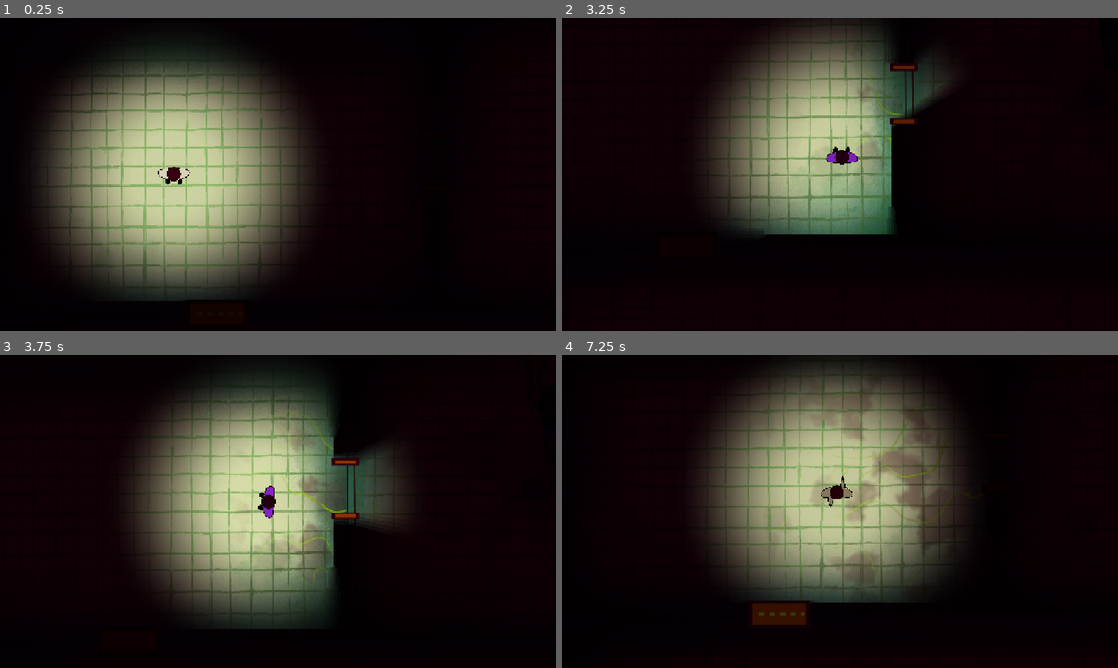
Above: before the commit, frames 1-4 (two rows, left to right).
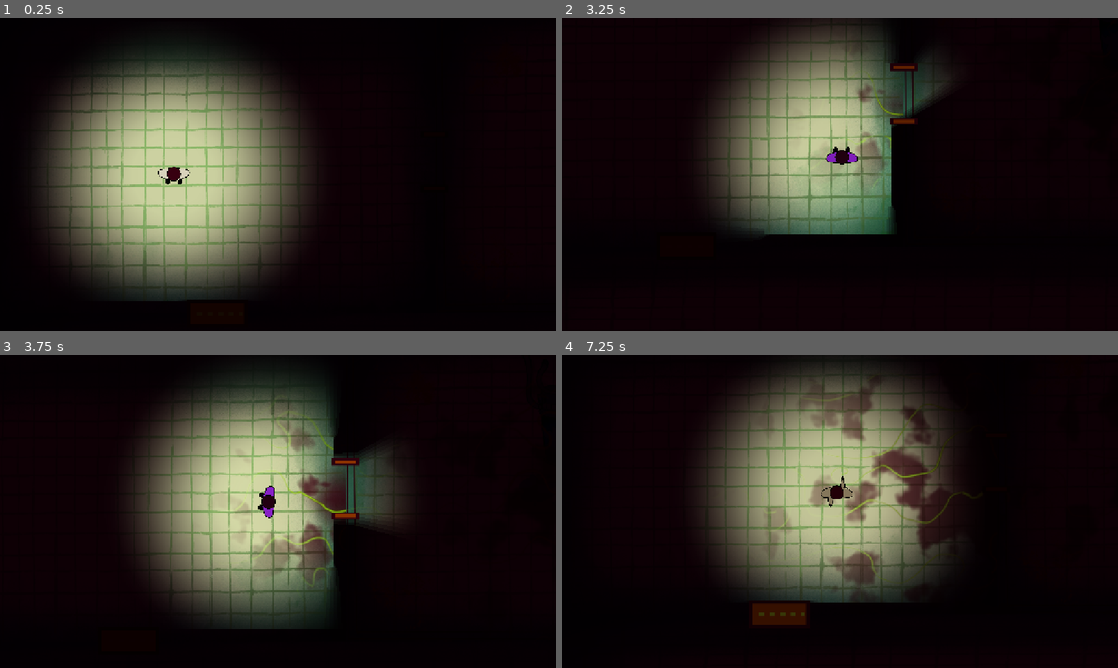
Above: after the commit, the same moments.

Repository: lvntszcs/jam26
Game: Godot game, scene res://scenes/levels/level_01.tscn
Two runs of this game, one before a commit and one after it. Both use one fixed random seed, a clock stepped at 60 frames per second and the inputs below. This scene is started directly instead of the project's main scene.
Inputs (mouse positions are in pixels of both pictures, inside the frame that each line leads up to):
- Up to frame 1 (0.25 s): no input
- Up to frame 2 (3.25 s): tap Enter at 0.5 s; move the mouse to (962, 158) at 0.52 s; hold D (move_right) 0.53-1.28 s; hold G (god_mode) 0.53-1.28 s; click (962, 158) at 0.67 s; move the mouse to (728, 190) at 1.27 s; hold S (move_down) 1.28-2.03 s; tap E (interact) at 1.35 s; move the mouse to (895, 105) at 2.02 s; hold D (move_right) 2.03-2.78 s; hold N (noclip) 2.03-2.78 s; move the mouse to (812, 237) at 2.77 s; hold W (move_up) from 2.78 s (still down); tap G (god_mode) at 2.85 s; click (812, 237) at 2.92 s
- Up to frame 3 (3.75 s): move the mouse to (444, 558) at 3.52 s; release W (move_up) at 3.53 s; hold A (move_left) from 3.53 s (still down); hold E (interact) from 3.53 s (still down)
- Up to frame 4 (7.25 s): move the mouse to (673, 464) at 4.27 s; release E (interact) at 4.28 s; tap N (noclip) at 4.35 s; move the mouse to (867, 511) at 5.02 s; release A (move_left) at 5.03 s; hold S (move_down) 5.03-5.78 s; hold G (god_mode) 5.03-5.78 s; click (867, 511) at 5.17 s; move the mouse to (756, 433) at 5.77 s; hold D (move_right) 5.78-6.53 s; tap E (interact) at 5.85 s; move the mouse to (962, 495) at 6.52 s; hold W (move_up) from 6.53 s (still down); hold N (noclip) from 6.53 s (still down)

Frame 1 is identical in both runs. In frame 2, 0.3% of the frame differs, in the area x 53-62%, y 21-48%; in frame 3, 1.8%; in frame 4, 3.7%, in the area x 44-71%, y 12-73%.

Commit message:
Add a smoke thickness setting and raise it to 2
The artist's smoke frames are painted at about 50% opacity, so the smoke read as a faint
haze with only the outlines showing. `thickness` multiplies the frames' own opacity.

Co-Authored-By: Claude Opus 5.5 <noreply@anthropic.com>

Diff:
--- a/config/smoke.tres
+++ b/config/smoke.tres
@@ -6,6 +6,7 @@
 script = ExtResource("1_config")
 tint = Color(1, 1, 1, 1)
 opacity = 1.0
+thickness = 2.0
 tile_size = 600.0
 alpha_source = 0
 frame_rate = 2.0
--- a/scripts/smoke/smoke.gdshader
+++ b/scripts/smoke/smoke.gdshader
@@ -15,6 +15,8 @@
 uniform float blend : hint_range(0.0, 1.0) = 0.0;
 uniform vec4 tint : source_color = vec4(1.0);
 uniform float opacity : hint_range(0.0, 1.0) = 0.85;
+// Multiplies the frames' own opacity.
+uniform float thickness : hint_range(0.0, 4.0) = 1.0;
 uniform float tile_size = 360.0;
 uniform vec2 drift = vec2(0.0);
 uniform bool luminance_as_alpha = false;
@@ -42,7 +44,7 @@
 	// nothing shows) to below the lowest (density 1: the whole texture shows).
 	float threshold = mix(1.0 + edge_softness, -edge_softness, density);
 	float ragged = smoothstep(threshold - edge_softness, threshold + edge_softness, coverage);
-	float alpha = body * mix(density, ragged, edge_breakup) * opacity * tint.a;
+	float alpha = min(1.0, body * thickness) * mix(density, ragged, edge_breakup) * opacity * tint.a;
 
 	vec3 color = luminance_as_alpha ? vec3(1.0) : smoke.rgb;
 	COLOR = vec4(color * tint.rgb, alpha);
--- a/scripts/smoke/smoke_config.gd
+++ b/scripts/smoke/smoke_config.gd
@@ -22,6 +22,9 @@
 @export var tint := Palette.VIOLET
 ## Opacity of a room completely full of smoke.
 @export_range(0.0, 1.0) var opacity := 0.85
+## Multiplies how opaque the frames are, as painted. 1 = as painted, 2 = twice as opaque
+## (anything already half opaque becomes solid). Raise it when the smoke looks too see-through.
+@export_range(0.0, 4.0) var thickness := 1.0
 ## Width and height in world pixels of one repeat of the tileable texture
 ## (a room is about 1000 wide).
 @export var tile_size := 360.0
--- a/scripts/smoke/smoke_surface.gd
+++ b/scripts/smoke/smoke_surface.gd
@@ -50,6 +50,7 @@
 	shader_material.shader = SHADER
 	shader_material.set_shader_parameter("tint", config.tint)
 	shader_material.set_shader_parameter("opacity", config.opacity)
+	shader_material.set_shader_parameter("thickness", config.thickness)
 	shader_material.set_shader_parameter("tile_size", config.tile_size)
 	shader_material.set_shader_parameter("drift", config.drift)
 	shader_material.set_shader_parameter("luminance_as_alpha", config.alpha_source == SmokeConfig.AlphaSource.LUMINANCE)
Not shown, changed: art/README.md
